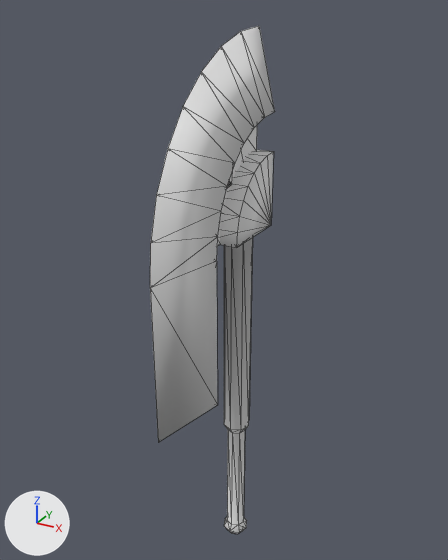
The OBJ model res/models/axe.obj: old version first, new version second.
One viewpoint serves both versions: a camera (50 mm lens) standing at (3.55, -6.84, 7.8) and looking at (-0.28, 0.11, 4.33). The lights are fixed; the arrows at lower left show +X, +Y and +Z. Mesh edges are drawn as thin lines. Where no turn or scale is listed for an object, it has been applied to the vertices. Vertices at the same position are counted once.

Names of what the first picture shows: 'Cylinder_Cylinder.001'.
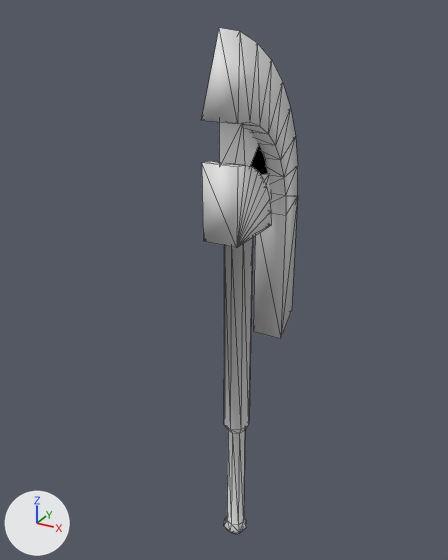
What the commit changed:
me_cylinder_cylinder_001 is used by ob_cylinder_cylinder_001; location (0.0, 0.0, 0.0).
me_cylinder_cylinder_001 had 109 vertices, 198 faces and spanned x -0.24..0.24, y -2.0..0.5, z 0.0..7.6.
me_cylinder_cylinder_001 now has 109 vertices, 198 faces and spans x -0.24..0.24, y -0.5..2.0, z 0.0..7.6.
me_cylinder_cylinder_001 part 1: the loose piece of 30 vertices spanning x -0.24..0.24, y -2.0..0.5, z 3.1..7.6 is rebuilt with 30 vertices and now spans x -0.24..0.24, y -0.5..2.0, z 3.1..7.6.
me_cylinder_cylinder_001 part 2: the loose piece of 10 vertices spanning x 0.0, y -1.05..0.5, z 5.1..6.65 is rebuilt with 10 vertices and now spans x 0.0, y -0.5..1.05, z 5.1..6.65.
Part 3, on me_cylinder_cylinder_001:
16 vertices are removed from x -0.24..0.24, y -0.48..0.5, z 5.3..6.1.
34 faces are deleted.
8 vertices are added at x -0.24, y -0.5..0.48, z 5.3..6.1.
8 new vertices lie (0.48, 0.0, 0.0) away from vertices in x -0.24, y -0.5..0.48, z 5.3..6.1.
34 new faces join them.
Part 4, on me_cylinder_cylinder_001:
16 faces are deleted.
16 new faces join them.

Location of each change, (x1, y1, x2, y2) in pixels of the pictures (448 x 560 px; the box of a moved part takes in the faces that stretch with it):
'Cylinder_Cylinder.001', reshaped (22% narrower)
    before: (150, 26, 275, 534)
    after: (201, 28, 298, 534)
part 1 of me_cylinder_cylinder_001, rebuilt (22% narrower, 25% shorter)
    before: (150, 26, 275, 443)
    after: (201, 28, 298, 339)
part 2 of me_cylinder_cylinder_001, rebuilt
    before: (218, 126, 257, 245)
    after: (219, 122, 271, 207)
part 3 of me_cylinder_cylinder_001, moved or reshaped
    before: (220, 150, 274, 248)
    after: (202, 161, 271, 248)
part 4 of me_cylinder_cylinder_001, moved or reshaped
    both: (224, 517, 247, 533)
